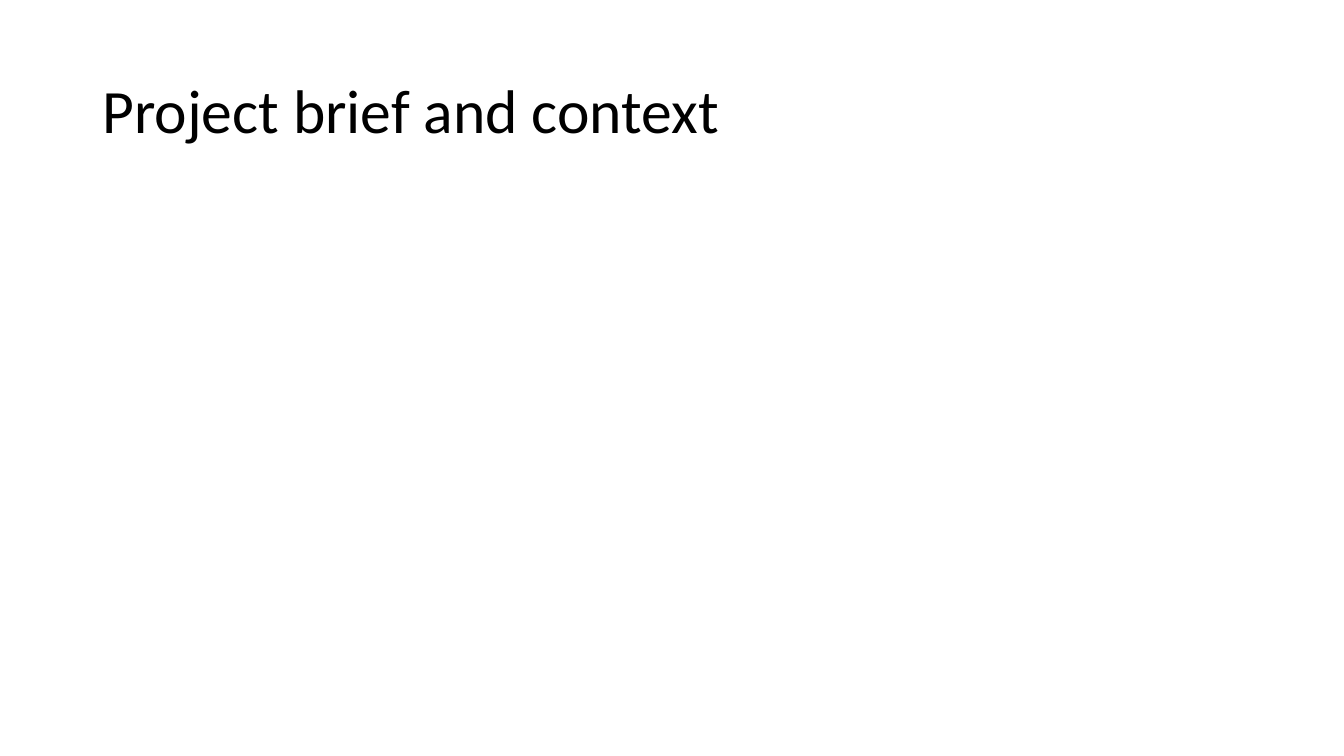
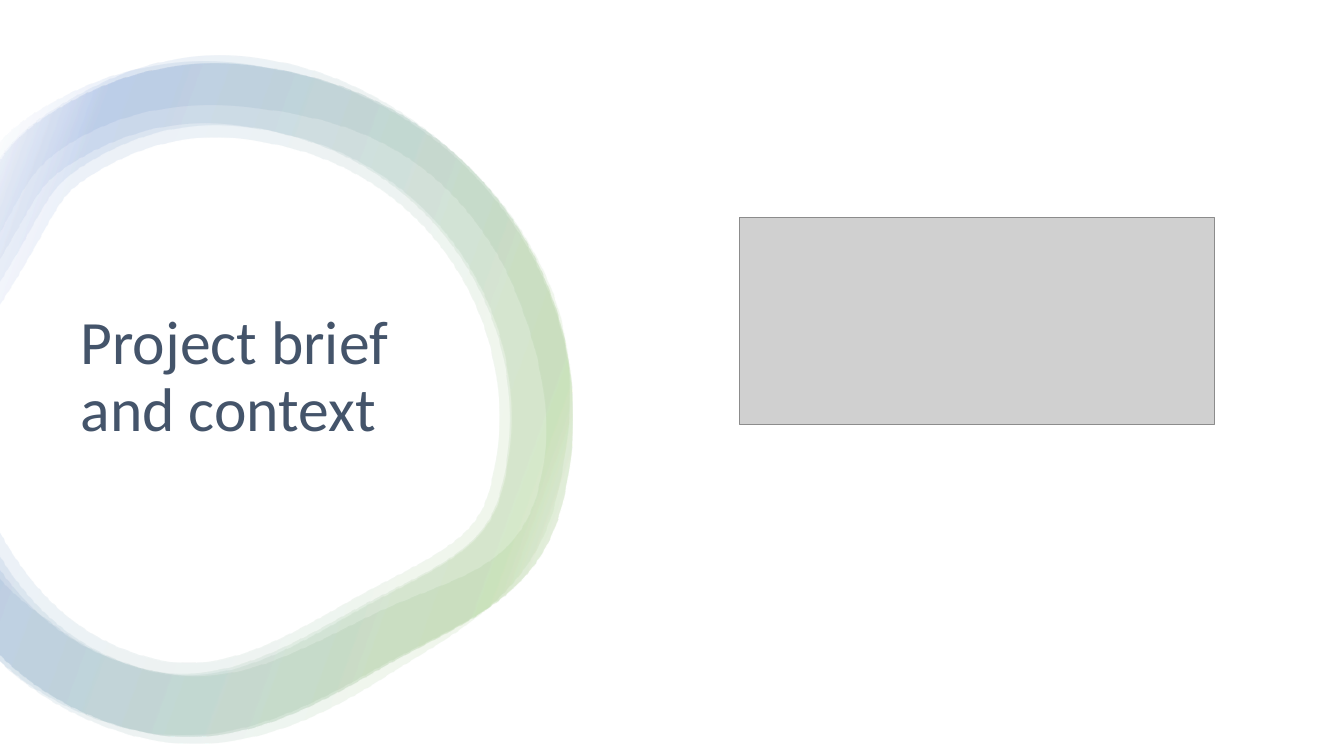
Before and after one commit to Stallibrass/SHS_final_project, a slide deck: slide 2 of documentation/final_presentation.pptx. Drawn at 1344x756 pixels with LibreOffice and Linux fonts; fonts in the diff are those of the drawing; grey boxes stand for pictures. Boxes give left, top, right and bottom in pixels: in the first picture for what was removed or moved away, otherwise in the second. Text is boxed around its words. In the diff, an @@ line names an element or a change of style, - is before the commit and + after.

```diff
--- a/documentation/final_presentation.pptx
+++ b/documentation/final_presentation.pptx
@@ rectangle added at [0, 0, 1344, 756], fill #FFFFFF @@
@@ group added at [0, 56, 574, 744]: 4 freeform shapes @@
@@ title "Project brief and context": place and size @@
-title "Project brief and context" at [102, 90, 719, 144]
+title "Project brief and context" at [81, 321, 388, 432]
@@ title "Project brief and context" at [81, 321, 388, 432]: text colour #000000 to #44546A @@
@@ picture added at [740, 218, 1215, 425] @@
```
Also in this commit, not shown: 3 other slides changed, 16 slides added, 6 slides removed, 10 other files.
